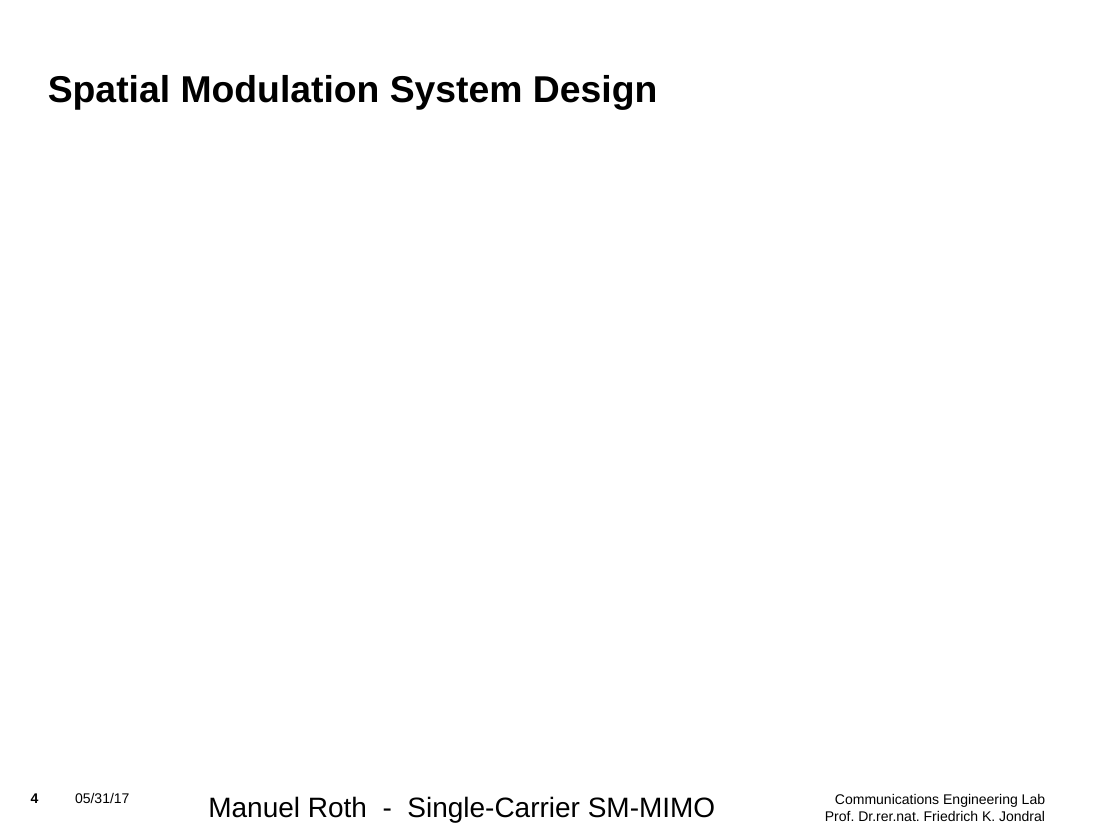
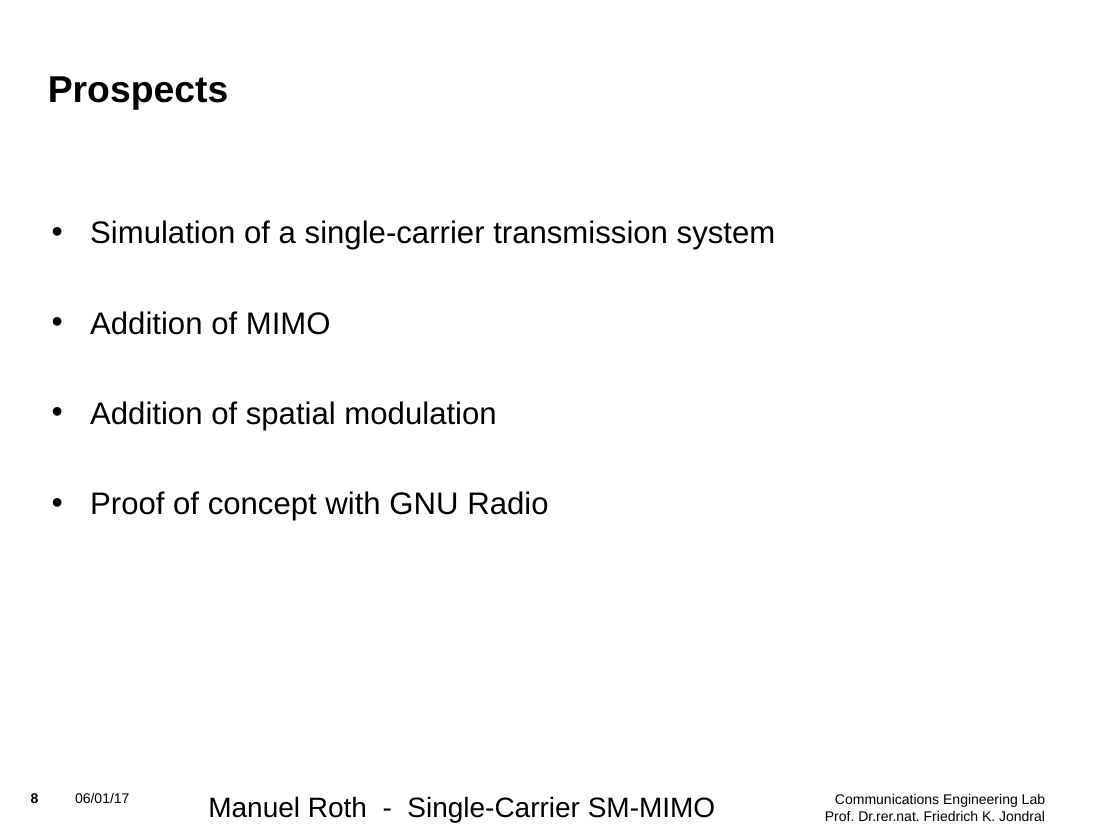
Before and after one commit to mnxx/sc-sm-transceiver, a slide deck: slide 8 of Literature_Research.odp (slide 4 before the commit). Drawn at 1120x840 pixels with LibreOffice and Linux fonts; fonts in the diff are those of the drawing; background and template pictures are left out. Boxes give left, top, right and bottom in pixels: in the first picture for what was removed or moved away, otherwise in the second. Text is boxed around its words. In the diff, an @@ line names an element or a change of style, - is before the commit and + after.

```diff
--- a/Literature_Research.odp
+++ b/Literature_Research.odp
@@ title at box(48, 76, 228, 109): text changed @@
-Spatial Modulation System Design
+Prospects
@@ text added at box(90, 220, 776, 520), 20 pt, text #000000 @@
+• Simulation of a single-carrier transmission system
+• Addition of MIMO
+• Addition of spatial modulation
+• Proof of concept with GNU Radio
@@ page number at box(31, 793, 39, 803): text changed @@
-4
+8
@@ text at box(75, 793, 129, 803): text changed @@
-05/31/17
+06/01/17
```
Also in this commit, not shown: 6 other slides changed, 1 slide added, 1 slide removed, 2 other files.
